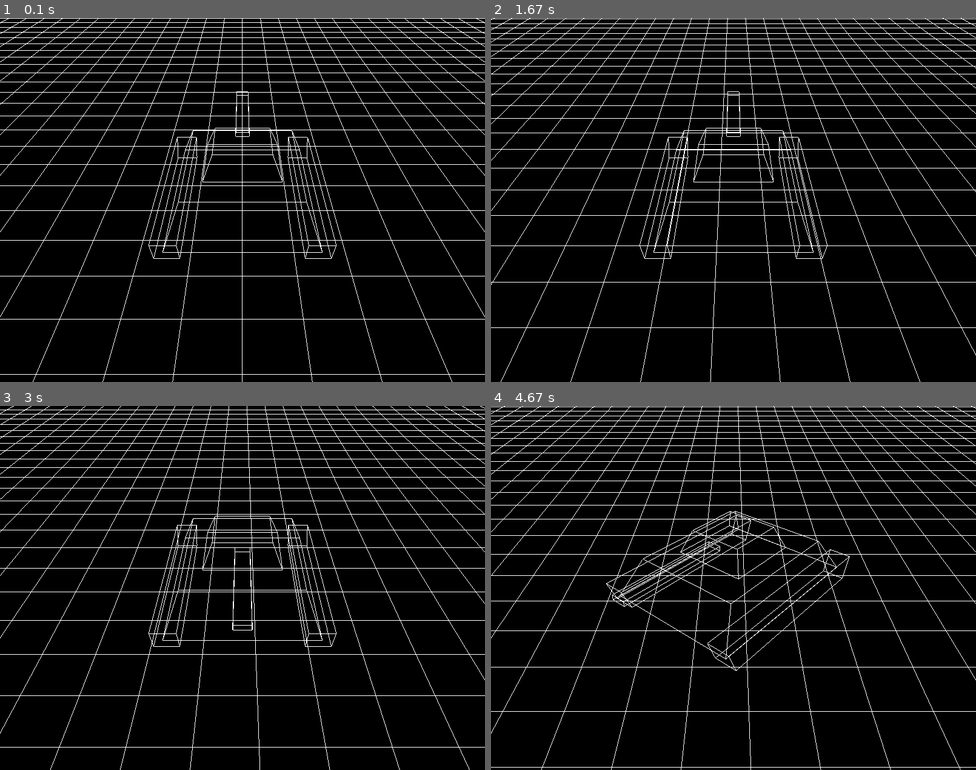
Above: before the commit, frames 1-4 (two rows, left to right).
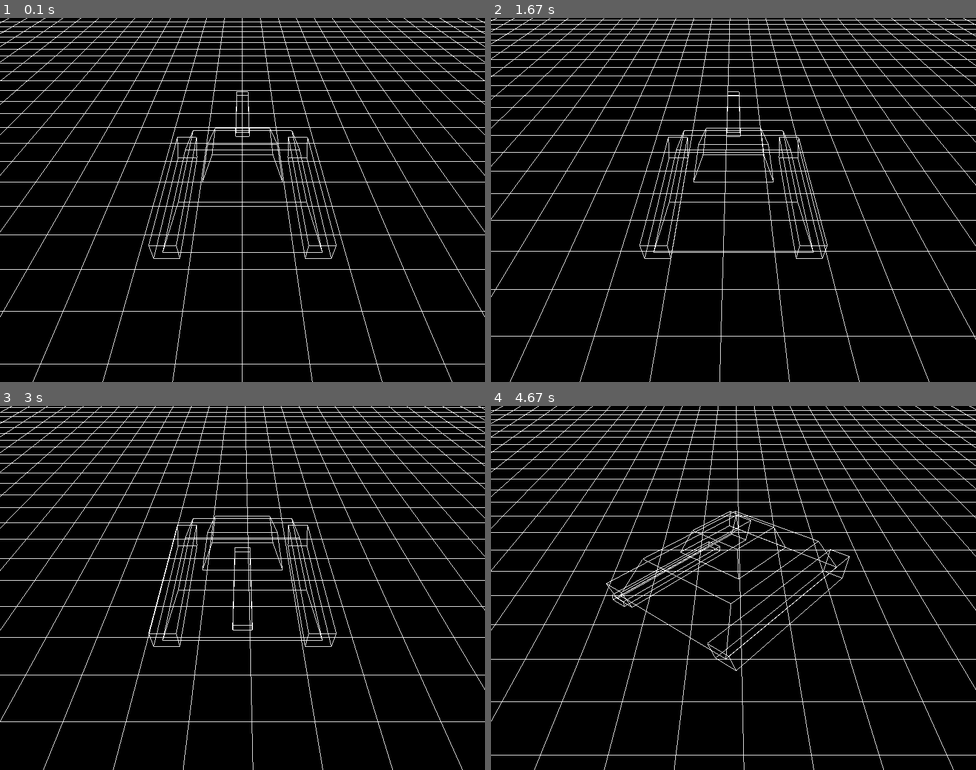
Above: after the commit, the same moments.

Repository: antonioam82/tank_controller
Game: pygame game, started from tank_demo_0c.py
Two runs of this game, one before a commit and one after it. Both use one fixed random seed, a clock stepped at 60 frames per second and the inputs below.
Inputs:
- Up to frame 1 (0.1 s): no input
- Up to frame 2 (1.67 s): hold Right 0.33-0.8 s; hold Up 0.83-1.13 s; hold Right 1.17-1.63 s
- Up to frame 3 (3 s): hold Left 1.67-2.2 s; tap Y at 1.82 s; hold Down 2.23-2.53 s; hold Left 2.57-2.97 s
- Up to frame 4 (4.67 s): hold Up 3-3.37 s; tap Y at 3.15, 4.62 s; hold Right 3.4-4.03 s; hold Down 4.07-4.43 s; hold Left from 4.47 s (still down)

The runs differ from the first frame. In frame 1, 7.3% of the frame differs, in the area x 0-100%, y 0-98%; in frame 2, 10%; in frame 3, 10%; in frame 4, 10%, in the area x 0-100%, y 0-100%.

Commit message:
Modificacion velocidad, movimiento

Diff:
--- a/tank_demo_0c.py
+++ b/tank_demo_0c.py
@@ -97,7 +97,7 @@
 
     # Ajustamos velocidades para que funcionen con Delta Time
     rotation_speed_base = 200.0 # Grados por segundo
-    move_speed_base = 5.0      # Unidades por segundo
+    move_speed_base = 3.0      # Unidades por segundo
     bullet_speed_base = 15.0
 
     y_tower = 0.0
